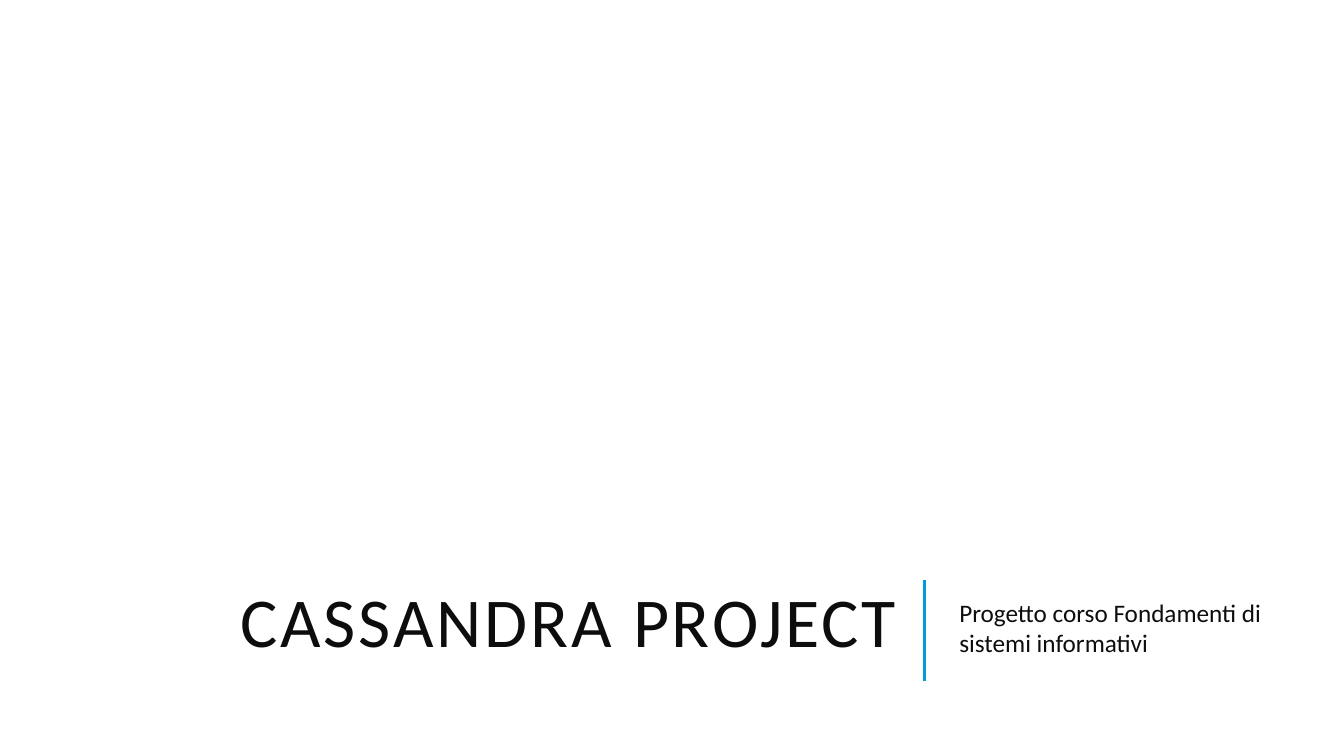
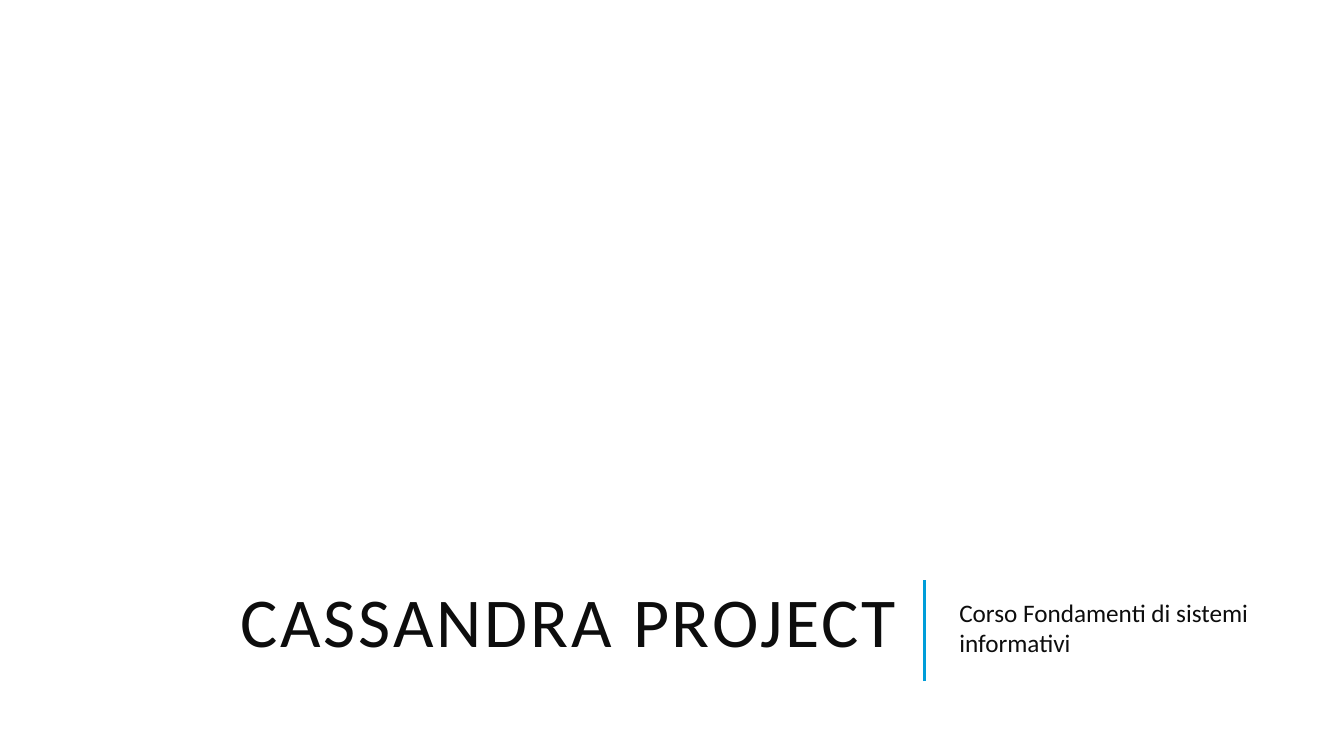
Before and after one commit to DebbyX3/cassandra-project, a slide deck: slide 1 of Cassandra project.pptx. Drawn at 1344x756 pixels with LibreOffice and Linux fonts; fonts in the diff are those of the drawing; background and template pictures are left out. Boxes give left, top, right and bottom in pixels: in the first picture for what was removed or moved away, otherwise in the second. Text is boxed around its words. In the diff, an @@ line names an element or a change of style, - is before the commit and + after.

Commit message:
pptx - cassandra cql

```diff
--- a/Cassandra project.pptx
+++ b/Cassandra project.pptx
@@ subtitle at [959,604,1248,652]: text changed @@
-Progetto corso Fondamenti di sistemi informativi
+Corso Fondamenti di sistemi informativi
```
Also in this commit, not shown: 2 other slides changed, 3 slides added, 3 slides removed.
